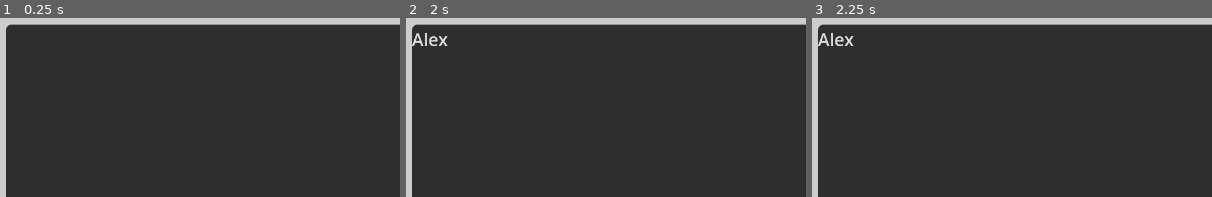
Above: before the commit, frames 1-3 (left to right).
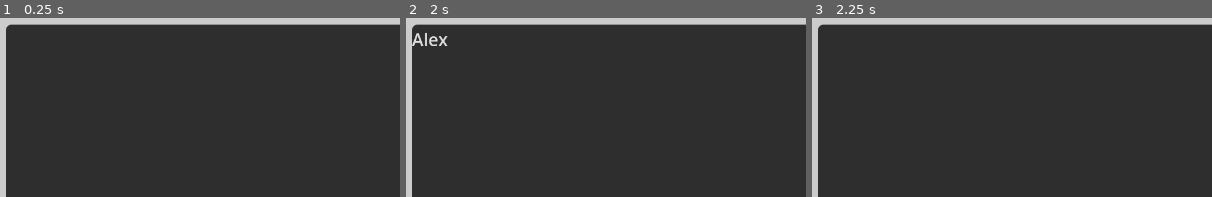
Above: after the commit, the same moments.

Repository: AndreaTerenz/ScratchDot
Game: Godot game, scene res://main.tscn
The game is run twice, just before and just after one commit, with the same random seed, the same clock (stepped at 60 frames per second) and the same inputs.
Inputs (mouse positions are % of the whole screen's width and height, from its top left):
- Up to frame 1 (0.25 s): no input
- Up to frame 2 (2 s): click (50, 32) at 0.52 s; type "Alex" at 0.6 s; click (13, 82) at 1.25 s
- Up to frame 3 (2.25 s): click (38, 82) at 2 s
The pictures show only the part of the screen within x 0-50%, y 0-50%; the shares and areas given below are measured in that part.

Frames 1-2 are identical in both runs. In frame 3, 0.3% of the frame differs, in the area x 1-11%, y 8-16%.

Commit message:
Holy shit it's working already?

Diff:
--- a/main.tscn
+++ b/main.tscn
@@ -22,6 +22,26 @@
 default_font = SubResource("SystemFont_30514")
 default_font_size = 30
 Button/styles/normal = SubResource("StyleBoxFlat_pusoo")
+
+[sub_resource type="GDScript" id="GDScript_85r47"]
+script/source = "extends Control
+
+@onready var text_edit := %TextEdit
+@onready var copy_btn := %CopyBtn
+@onready var cut_btn := %CutBtn
+@onready var clear_btn := %ClearBtn
+@onready var share_btn := %ShareBtn
+
+func _on_clear_btn_pressed():
+	text_edit.text = \"\"
+
+func _on_copy_btn_pressed():
+	DisplayServer.clipboard_set(text_edit.text)
+
+func _on_cut_btn_pressed():
+	DisplayServer.clipboard_set(text_edit.text)
+	text_edit.text = \"\"
+"
 
 [sub_resource type="StyleBoxFlat" id="StyleBoxFlat_5whc7"]
 content_margin_top = 119.0
@@ -53,6 +73,7 @@
 grow_horizontal = 2
 grow_vertical = 2
 theme = SubResource("Theme_s6fqa")
+script = SubResource("GDScript_85r47")
 
 [node name="PanelContainer" type="PanelContainer" parent="."]
 layout_mode = 1
@@ -73,6 +94,7 @@
 theme_override_styles/panel = SubResource("StyleBoxFlat_5whc7")
 
 [node name="TextEdit" type="TextEdit" parent="PanelContainer/VBoxContainer/PanelContainer"]
+unique_name_in_owner = true
 layout_mode = 2
 size_flags_vertical = 3
 theme_override_styles/normal = SubResource("StyleBoxFlat_enjri")
@@ -86,25 +108,33 @@
 layout_mode = 2
 
 [node name="CopyBtn" type="Button" parent="PanelContainer/VBoxContainer/PanelContainer2/HBoxContainer"]
+unique_name_in_owner = true
 layout_mode = 2
 size_flags_horizontal = 3
 icon = ExtResource("1_i6mvk")
 icon_alignment = 1
 
 [node name="CutBtn" type="Button" parent="PanelContainer/VBoxContainer/PanelContainer2/HBoxContainer"]
+unique_name_in_owner = true
 layout_mode = 2
 size_flags_horizontal = 3
 icon = ExtResource("2_hjrji")
 icon_alignment = 1
 
 [node name="ClearBtn" type="Button" parent="PanelContainer/VBoxContainer/PanelContainer2/HBoxContainer"]
+unique_name_in_owner = true
 layout_mode = 2
 size_flags_horizontal = 3
 icon = ExtResource("3_6t177")
 icon_alignment = 1
 
 [node name="ShareBtn" type="Button" parent="PanelContainer/VBoxContainer/PanelContainer2/HBoxContainer"]
+unique_name_in_owner = true
 layout_mode = 2
 size_flags_horizontal = 3
 icon = ExtResource("4_050kn")
 icon_alignment = 1
+
+[connection signal="pressed" from="PanelContainer/VBoxContainer/PanelContainer2/HBoxContainer/CopyBtn" to="." method="_on_copy_btn_pressed"]
+[connection signal="pressed" from="PanelContainer/VBoxContainer/PanelContainer2/HBoxContainer/CutBtn" to="." method="_on_cut_btn_pressed"]
+[connection signal="pressed" from="PanelContainer/VBoxContainer/PanelContainer2/HBoxContainer/ClearBtn" to="." method="_on_clear_btn_pressed"]
Not shown: 1 places in main.tscn that only renumber resources
